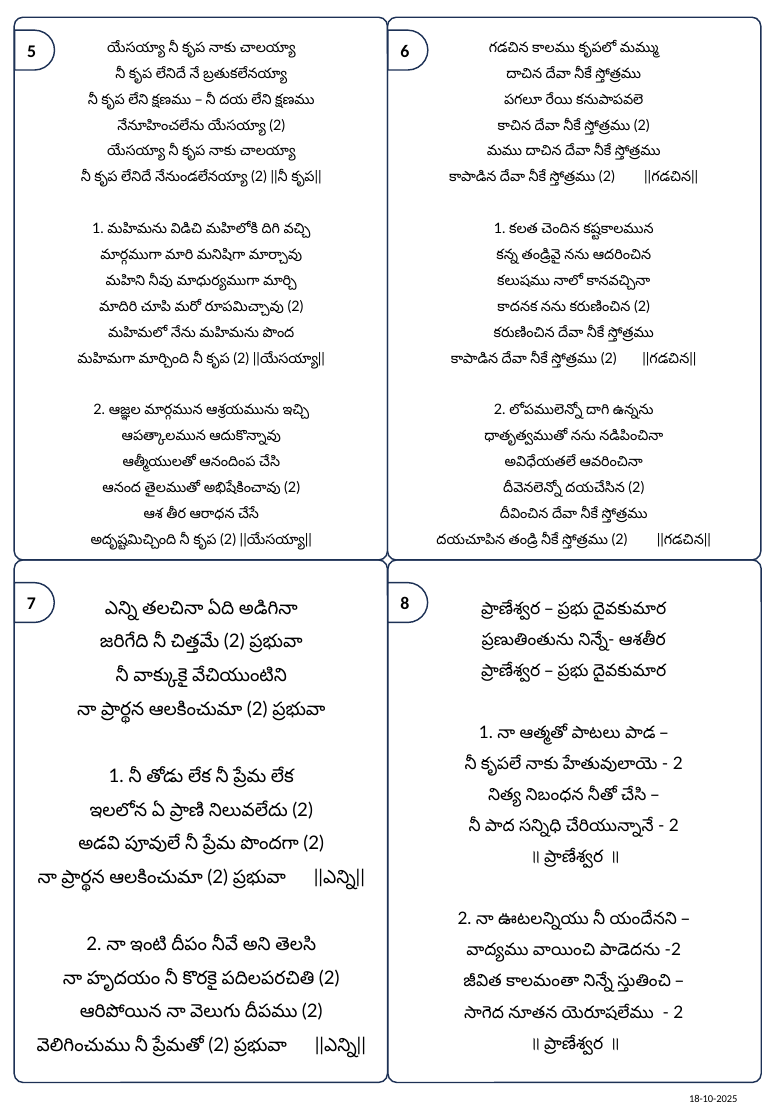
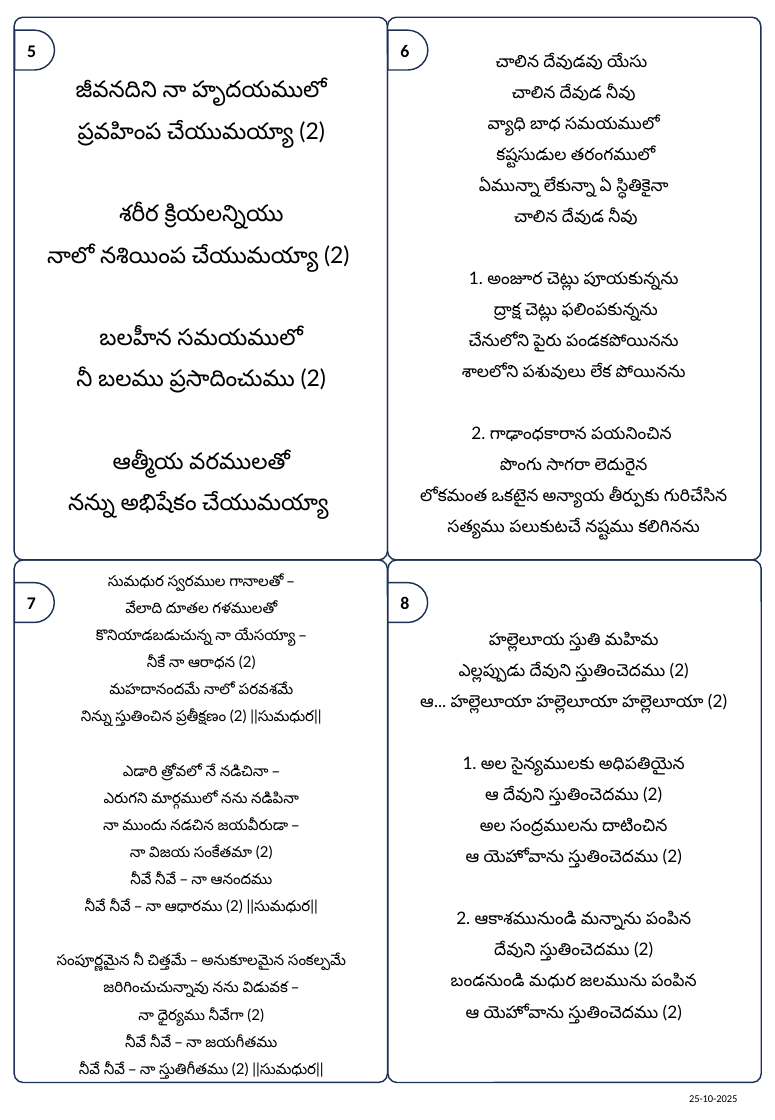
Before and after one commit to venu-webdev/songsDb, a slide deck: slide 2 of songsTemplate.pptx. Drawn at 775x1120 pixels with LibreOffice and Linux fonts; fonts in the diff are those of the drawing. Boxes give left, top, right and bottom in pixels: in the first picture for what was removed or moved away, otherwise in the second. Text is boxed around its words. In the diff, an @@ line names an element or a change of style, - is before the commit and + after.

```diff
--- a/songsTemplate.pptx
+++ b/songsTemplate.pptx
@@ text at <box>420,55,727,540</box>: text changed; size 10 to 12 pt @@
-గడచిన కాలము కృపలో మమ్ము
-దాచిన దేవా నీకే స్తోత్రము
-పగలూ రేయి కనుపాపవలె
-కాచిన దేవా నీకే స్తోత్రము (2)
-మము దాచిన దేవా నీకే స్తోత్రము
-కాపాడిన దేవా నీకే స్తోత్రము (2) ||గడచిన||
-1. కలత చెందిన కష్టకాలమున
-కన్న తండ్రివై నను ఆదరించిన
-కలుషము నాలో కానవచ్చినా
-కాదనక నను కరుణించిన (2)
-కరుణించిన దేవా నీకే స్తోత్రము
-కాపాడిన దేవా నీకే స్తోత్రము (2) ||గడచిన||
-2. లోపములెన్నో దాగి ఉన్నను
-ధాతృత్వముతో నను నడిపించినా
-అవిధేయతలే ఆవరించినా
-దీవెనలెన్నో దయచేసిన (2)
-దీవించిన దేవా నీకే స్తోత్రము
-దయచూపిన తండ్రి నీకే స్తోత్రము (2) ||గడచిన||
+చాలిన దేవుడవు యేసు
+చాలిన దేవుడ నీవు
+వ్యాధి బాధ సమయములో
+కష్టసుడుల తరంగములో
+ఏమున్నా లేకున్నా ఏ స్ధితికైనా
+చాలిన దేవుడ నీవు
+1. అంజూర చెట్లు పూయకున్నను
+ద్రాక్ష చెట్లు ఫలింపకున్నను
+చేనులోని పైరు పండకపోయినను
+శాలలోని పశువులు లేక పోయినను
+2. గాఢాంధకారాన పయనించిన
+పొంగు సాగరా లెదురైన
+లోకమంత ఒకటైన అన్యాయ తీర్పుకు గురిచేసిన
+సత్యము పలుకుటచే నష్టము కలిగినను
@@ text at <box>47,81,349,519</box>: text changed; size 10 to 16 pt @@
-యేసయ్యా నీ కృప నాకు చాలయ్యా
-నీ కృప లేనిదే నే బ్రతుకలేనయ్యా
-నీ కృప లేని క్షణము – నీ దయ లేని క్షణము
-నేనూహించలేను యేసయ్యా (2)
-యేసయ్యా నీ కృప నాకు చాలయ్యా
-నీ కృప లేనిదే నేనుండలేనయ్యా (2) ||నీ కృప||
-1. మహిమను విడిచి మహిలోకి దిగి వచ్చి
-మార్గముగా మారి మనిషిగా మార్చావు
-మహిని నీవు మాధుర్యముగా మార్చి
-మాదిరి చూపి మరో రూపమిచ్చావు (2)
-మహిమలో నేను మహిమను పొంద
-మహిమగా మార్చింది నీ కృప (2) ||యేసయ్యా||
-2. ఆజ్ఞల మార్గమున ఆశ్రయమును ఇచ్చి
-ఆపత్కాలమున ఆదుకొన్నావు
-ఆత్మీయులతో ఆనందింప చేసి
-ఆనంద తైలముతో అభిషేకించావు (2)
-ఆశ తీర ఆరాధన చేసే
-అదృష్టమిచ్చింది నీ కృప (2) ||యేసయ్యా||
+జీవనదిని నా హృదయములో
+ప్రవహింప చేయుమయ్యా (2)
+శరీర క్రియలన్నియు
+నాలో నశియింప చేయుమయ్యా (2)
+బలహీన సమయములో
+నీ బలము ప్రసాదించుము (2)
+ఆత్మీయ వరములతో
+నన్ను అభిషేకం చేయుమయ్యా
@@ text at <box>57,575,346,1079</box>: text changed; size 13 to 10.5 pt @@
-ఎన్ని తలచినా ఏది అడిగినా
-జరిగేది నీ చిత్తమే (2) ప్రభువా
-నీ వాక్కుకై వేచియుంటిని
-నా ప్రార్థన ఆలకించుమా (2) ప్రభువా
-1. నీ తోడు లేక నీ ప్రేమ లేక
-ఇలలోన ఏ ప్రాణి నిలువలేదు (2)
-అడవి పూవులే నీ ప్రేమ పొందగా (2)
-నా ప్రార్థన ఆలకించుమా (2) ప్రభువా ||ఎన్ని||
-2. నా ఇంటి దీపం నీవే అని తెలసి
-నా హృదయం నీ కొరకై పదిలపరచితి (2)
-ఆరిపోయిన నా వెలుగు దీపము (2)
-వెలిగించుము నీ ప్రేమతో (2) ప్రభువా ||ఎన్ని||
+సుమధుర స్వరముల గానాలతో –
+వేలాది దూతల గళములతో
+కొనియాడబడుచున్న నా యేసయ్యా –
+నీకే నా ఆరాధన (2)
+మహదానందమే నాలో పరవశమే
+నిన్ను స్తుతించిన ప్రతీక్షణం (2) ||సుమధుర||
+ఎడారి త్రోవలో నే నడిచినా –
+ఎరుగని మార్గములో నను నడిపినా
+నా ముందు నడచిన జయవీరుడా –
+నా విజయ సంకేతమా (2)
+నీవే నీవే – నా ఆనందము
+నీవే నీవే – నా ఆధారము (2) ||సుమధుర||
+సంపూర్ణమైన నీ చిత్తమే – అనుకూలమైన సంకల్పమే
+జరిగించుచున్నావు నను విడువక –
+నా ధైర్యము నీవేగా (2)
+నీవే నీవే – నా జయగీతము
+నీవే నీవే – నా స్తుతిగీతము (2) ||సుమధుర||
@@ text at <box>420,633,727,1024</box>: text changed @@
-ప్రాణేశ్వర – ప్రభు దైవకుమార
-ప్రణుతింతును నిన్నే- ఆశతీర
-ప్రాణేశ్వర – ప్రభు దైవకుమార
-1. నా ఆత్మతో పాటలు పాడ –
-నీ కృపలే నాకు హేతువులాయె - 2
-నిత్య నిబంధన నీతో చేసి –
-నీ పాద సన్నిధి చేరియున్నానే - 2
-॥ ప్రాణేశ్వర ॥
-2. నా ఊటలన్నియు నీ యందేనని –
-వాద్యము వాయించి పాడెదను -2
-జీవిత కాలమంతా నిన్నే స్తుతించి –
-సాగెద నూతన యెరూషలేము - 2
-॥ ప్రాణేశ్వర ॥
+హల్లెలూయ స్తుతి మహిమ
+ఎల్లప్పుడు దేవుని స్తుతించెదము (2)
+ఆ... హల్లెలూయా హల్లెలూయా హల్లెలూయా (2)
+1. అల సైన్యములకు అధిపతియైన
+ఆ దేవుని స్తుతించెదము (2)
+అల సంద్రములను దాటించిన
+ఆ యెహోవాను స్తుతించెదము (2)
+2. ఆకాశమునుండి మన్నాను పంపిన
+దేవుని స్తుతించెదము (2)
+బండనుండి మధుర జలమును పంపిన
+ఆ యెహోవాను స్తుతించెదము (2)
@@ text at <box>689,1095,737,1102</box>: text changed @@
-18-10-2025
+25-10-2025
```
Also in this commit, not shown: 1 other slide changed, 4 other files.
